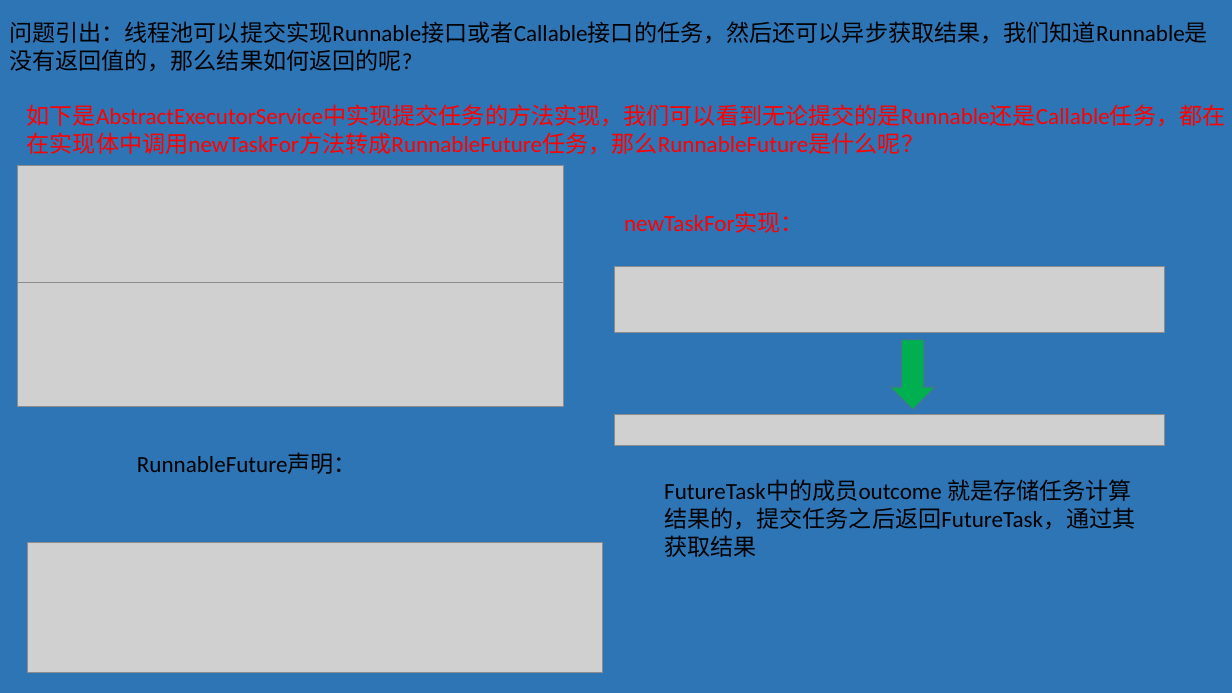
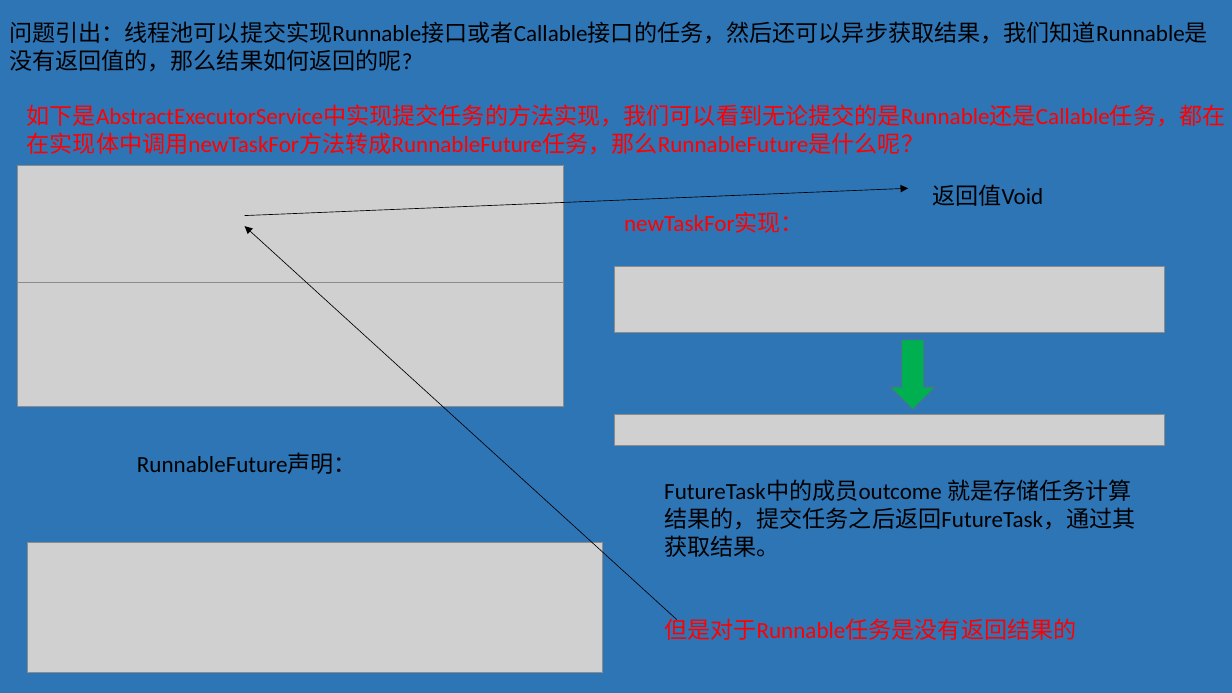
Before and after one commit to Dax1n/java, a slide deck: slide 7 of concurrent/src/main/java/com/daxin/concurrent/java并发之线程池学习.pptx. Drawn at 1232x693 pixels with LibreOffice and Linux fonts; fonts in the diff are those of the drawing; grey boxes stand for pictures. Boxes give left, top, right and bottom in pixels: in the first picture for what was removed or moved away, otherwise in the second. Text is boxed around its words. In the diff, an @@ line names an element or a change of style, - is before the commit and + after.

```diff
--- a/concurrent/src/main/java/com/daxin/concurrent/java并发之线程池学习.pptx
+++ b/concurrent/src/main/java/com/daxin/concurrent/java并发之线程池学习.pptx
@@ arrow added from (245, 215) to (909, 189), #000000 0.5 pt @@
@@ text added at (932,184,1043,206), 18 pt, text #000000 @@
+返回值Void
@@ arrow added from (677, 619) to (245, 226), #000000 0.5 pt @@
@@ text at (664,535,1076,640): text changed; text colour #000000 to #FF0000 @@
-获取结果
+获取结果。
+但是对于Runnable任务是没有返回结果的
```
Also in this commit, not shown: 3 slides added, 3 slides removed, 7 other files.
